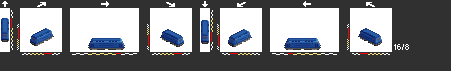
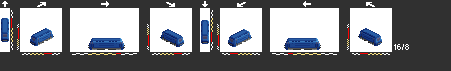
The second 451 × 71 image is a revision of the first. Changes to its layers:
painted on "ea" over (1, 36, 381, 50)
